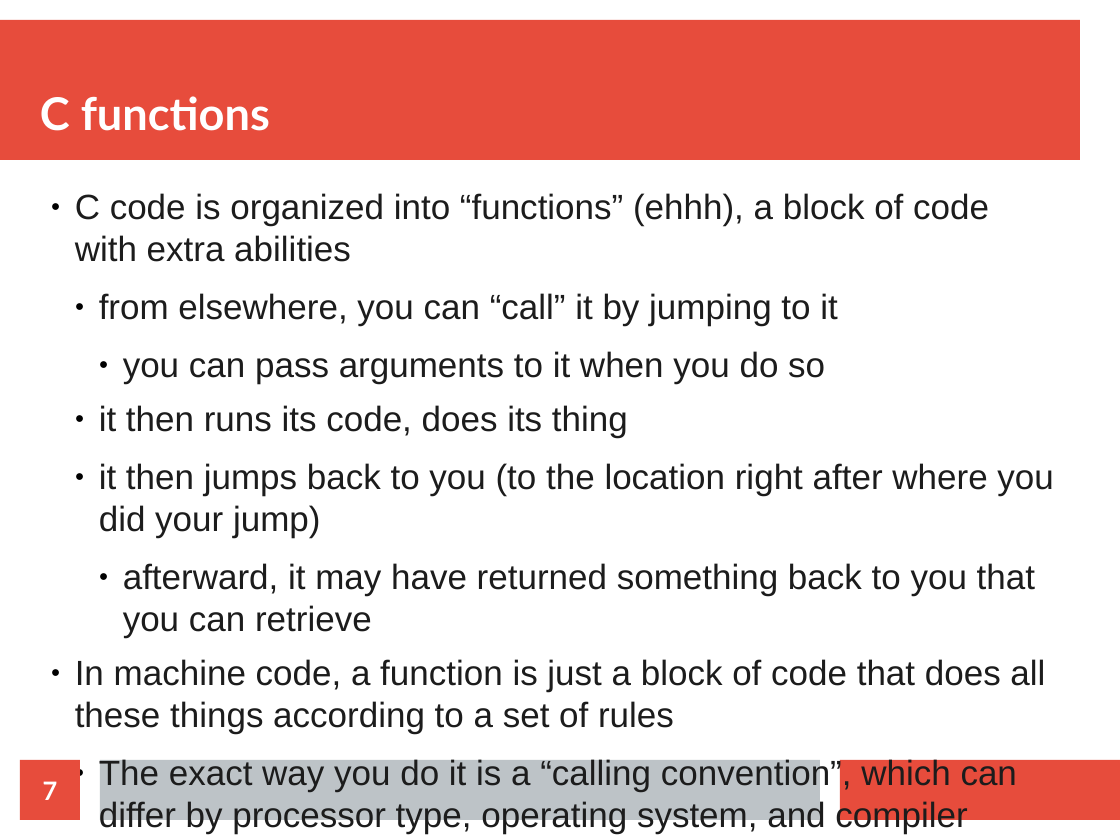
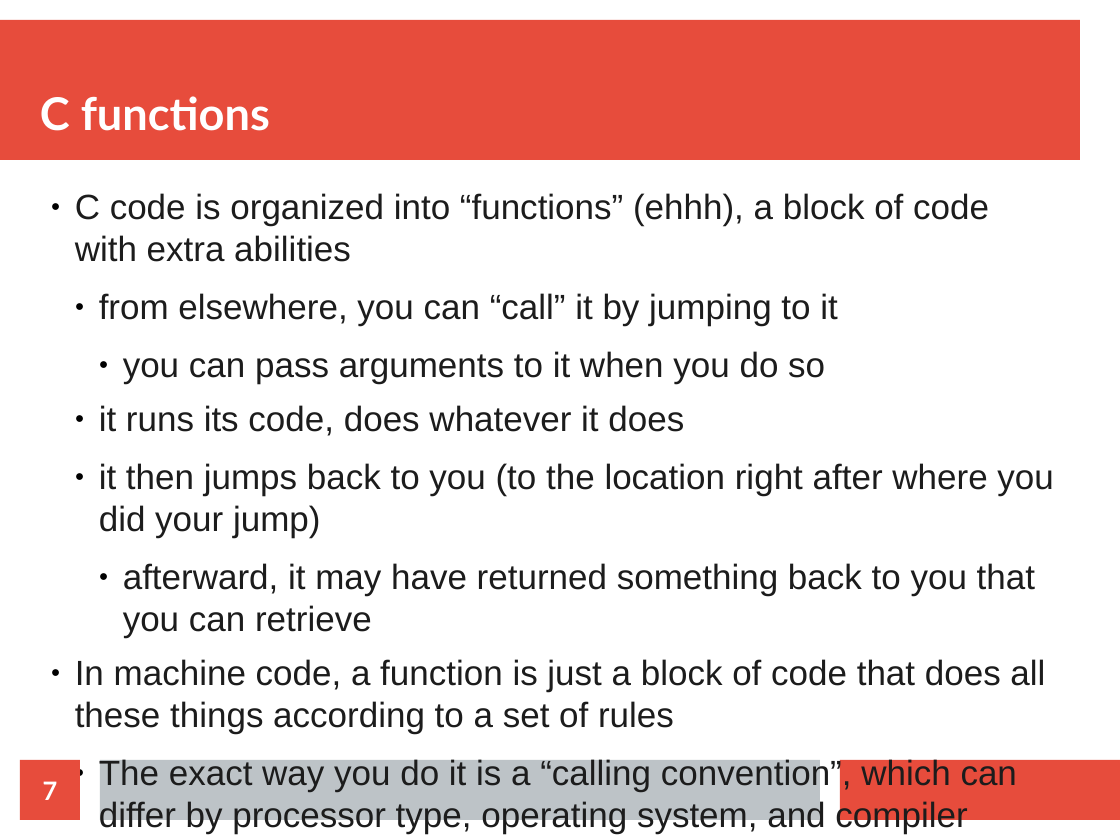
Before and after one commit to mtolly/haskell-c-talk, a slide deck: slide 7 of presentation.odp. Drawn at 1120x840 pixels with LibreOffice and Linux fonts; fonts in the diff are those of the drawing. Boxes give left, top, right and bottom in pixels: in the first picture for what was removed or moved away, otherwise in the second. Text is boxed around its words. In the diff, an @@ line names an element or a change of style, - is before the commit and + after.

Commit message:
Presentation progress

```diff
--- a/presentation.odp
+++ b/presentation.odp
@@ text at (99, 405, 684, 436): text changed @@
-  ● it then runs its code, does its thing
+  ● it runs its code, does whatever it does
```
Also in this commit, not shown: 1 other slide changed, 1 slide added.
